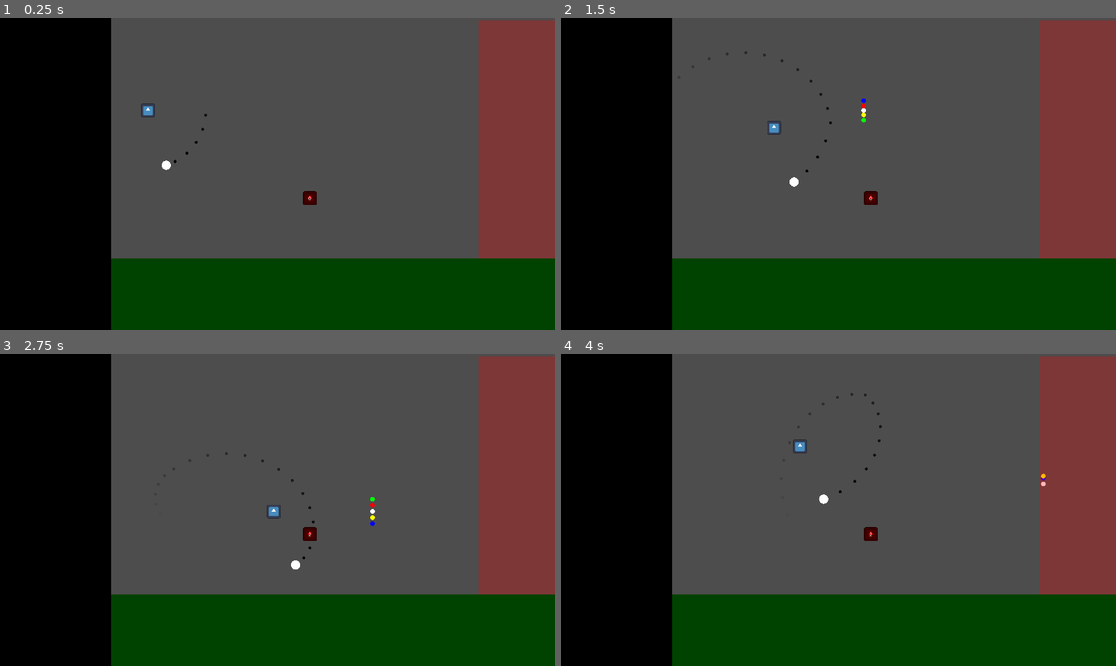
Above: before the commit, frames 1-4 (two rows, left to right).
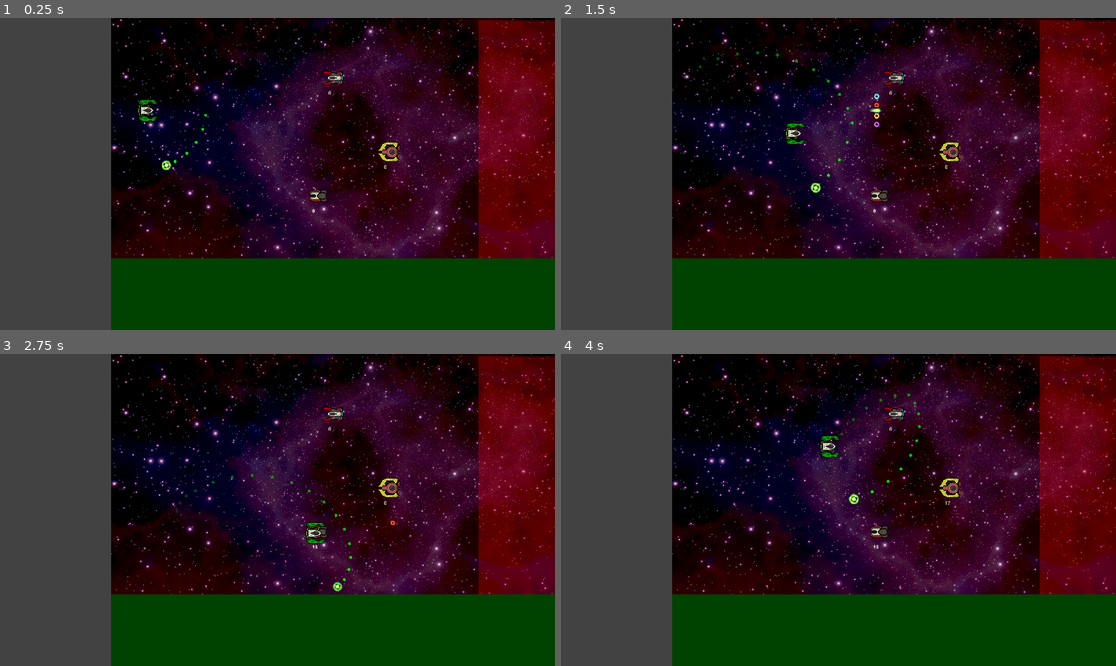
Above: after the commit, the same moments.

Repository: JD-909/function_ship_git
Game: Godot game, scene res://Scenes/main.tscn
Same seed, same stepped clock (60 frames per second), same inputs: the game is played once before the commit and once after it. The engine's default icon, where the game draws it, is replaced by a stand-in: a white triangle on a blue panel in a dark square.
Inputs:
- Up to frame 1 (0.25 s): no input
- Up to frame 2 (1.5 s): hold D (rightShip) 0.53-1.28 s; hold S (downShip) from 1.28 s (still down)
- Up to frame 3 (2.75 s): release S (downShip) at 2.03 s; hold D (rightShip) from 2.03 s (still down)
- Up to frame 4 (4 s): release D (rightShip) at 2.78 s; hold W (upShip) 2.78-3.53 s; hold A (leftShip) from 3.53 s (still down)

The runs differ from the first frame. In frame 1, 82% of the frame differs, in the area x 0-100%, y 0-100%; in frame 2, 81%; in frame 3, 81%; in frame 4, 81%.

Commit message:
Damage modified + Sprites

Diff:
--- a/functionship/Scenes/Enemies/enemyDummy.tscn
+++ /dev/null
@@ -1,29 +0,0 @@
-[gd_scene load_steps=4 format=3 uid="uid://cvhmmt485abal"]
-
-[ext_resource type="Script" path="res://Scenes/Enemies/enemy.gd" id="1_a3n01"]
-[ext_resource type="Texture2D" uid="uid://c8i5iwv8rcq57" path="res://Sprites/icon.svg" id="2_qdgyo"]
-
-[sub_resource type="RectangleShape2D" id="RectangleShape2D_ass6u"]
-size = Vector2(48, 48)
-
-[node name="Enemy" type="CharacterBody2D"]
-collision_layer = 8
-script = ExtResource("1_a3n01")
-
-[node name="CollisionShape2D" type="CollisionShape2D" parent="."]
-shape = SubResource("RectangleShape2D_ass6u")
-
-[node name="Sprite2D" type="Sprite2D" parent="."]
-modulate = Color(1, 0, 1, 1)
-self_modulate = Color(1, 1, 0, 1)
-position = Vector2(-1.43051e-06, -1.43051e-06)
-scale = Vector2(0.375, 0.375)
-texture = ExtResource("2_qdgyo")
-
-[node name="DamageLabel" type="Label" parent="."]
-anchors_preset = 15
-anchor_right = 1.0
-anchor_bottom = 1.0
-grow_horizontal = 2
-grow_vertical = 2
-text = "ACA"
--- /dev/null
+++ b/functionship/Scenes/Enemies/enemyDummy1.tscn
@@ -0,0 +1,55 @@
+[gd_scene load_steps=4 format=3 uid="uid://cvhmmt485abal"]
+
+[ext_resource type="Script" path="res://Scenes/Enemies/enemy.gd" id="1_a3n01"]
+[ext_resource type="Texture2D" uid="uid://f3cwljr2q4t7" path="res://Sprites/ShipSprites/SpaceshipKit.png" id="2_3uywr"]
+
+[sub_resource type="RectangleShape2D" id="RectangleShape2D_ass6u"]
+size = Vector2(64, 48)
+
+[node name="Enemy" type="CharacterBody2D"]
+collision_layer = 8
+script = ExtResource("1_a3n01")
+
+[node name="CollisionShape2D" type="CollisionShape2D" parent="."]
+position = Vector2(2.38419e-07, 0)
+scale = Vector2(1.1, 1.1)
+shape = SubResource("RectangleShape2D_ass6u")
+
+[node name="DamageLabel" type="Label" parent="."]
+anchors_preset = 15
+anchor_right = 1.0
+anchor_bottom = 1.0
+offset_left = -16.0
+offset_top = 40.0
+offset_right = 16.0
+offset_bottom = 63.0
+grow_horizontal = 2
+grow_vertical = 2
+text = "ACA"
+
+[node name="Spritesheet" type="Node2D" parent="."]
+position = Vector2(-1.90735e-06, -1.90735e-06)
+rotation = 1.5708
+scale = Vector2(2.5, 2.5)
+
+[node name="Wings" type="Sprite2D" parent="Spritesheet"]
+modulate = Color(1, 0, 0, 1)
+texture = ExtResource("2_3uywr")
+flip_v = true
+hframes = 18
+vframes = 10
+frame = 61
+
+[node name="Thrusters" type="Sprite2D" parent="Spritesheet"]
+texture = ExtResource("2_3uywr")
+flip_v = true
+hframes = 18
+vframes = 10
+frame = 75
+
+[node name="Cockpit" type="Sprite2D" parent="Spritesheet"]
+texture = ExtResource("2_3uywr")
+flip_v = true
+hframes = 18
+vframes = 10
+frame = 12
--- /dev/null
+++ b/functionship/Scenes/Enemies/enemyDummy2.tscn
@@ -0,0 +1,60 @@
+[gd_scene load_steps=4 format=3 uid="uid://c3yhbj0x0j02u"]
+
+[ext_resource type="Script" path="res://Scenes/Enemies/enemy.gd" id="1_2yqhq"]
+[ext_resource type="Texture2D" uid="uid://f3cwljr2q4t7" path="res://Sprites/ShipSprites/SpaceshipKit.png" id="2_i5mb0"]
+
+[sub_resource type="RectangleShape2D" id="RectangleShape2D_ass6u"]
+size = Vector2(58.1818, 58.1818)
+
+[node name="Enemy" type="CharacterBody2D"]
+collision_layer = 8
+script = ExtResource("1_2yqhq")
+
+[node name="CollisionShape2D" type="CollisionShape2D" parent="."]
+position = Vector2(2.38419e-07, 0)
+scale = Vector2(1.2, 1.2)
+shape = SubResource("RectangleShape2D_ass6u")
+
+[node name="DamageLabel" type="Label" parent="."]
+anchors_preset = 15
+anchor_right = 1.0
+anchor_bottom = 1.0
+offset_left = -16.0
+offset_top = 40.0
+offset_right = 16.0
+offset_bottom = 63.0
+grow_horizontal = 2
+grow_vertical = 2
+text = "ACA"
+
+[node name="Spritesheet" type="Node2D" parent="."]
+position = Vector2(-1.90735e-06, -1.90735e-06)
+rotation = 1.5708
+scale = Vector2(2.5, 2.5)
+
+[node name="Wings" type="Sprite2D" parent="Spritesheet"]
+modulate = Color(0.995765, 1, 0.318069, 1)
+position = Vector2(-1, 1.42109e-12)
+scale = Vector2(1, 1)
+texture = ExtResource("2_i5mb0")
+flip_v = true
+hframes = 18
+vframes = 10
+frame = 71
+
+[node name="Thrusters" type="Sprite2D" parent="Spritesheet"]
+position = Vector2(-1.53477e-12, -2)
+scale = Vector2(1, 1)
+texture = ExtResource("2_i5mb0")
+flip_v = true
+hframes = 18
+vframes = 10
+frame = 98
+
+[node name="Cockpit" type="Sprite2D" parent="Spritesheet"]
+scale = Vector2(1, 1)
+texture = ExtResource("2_i5mb0")
+flip_v = true
+hframes = 18
+vframes = 10
+frame = 26
--- /dev/null
+++ b/functionship/Scenes/Enemies/enemyDummy3.tscn
@@ -0,0 +1,58 @@
+[gd_scene load_steps=4 format=3 uid="uid://qjmr2ahyohon"]
+
+[ext_resource type="Script" path="res://Scenes/Enemies/enemy.gd" id="1_f73ht"]
+[ext_resource type="Texture2D" uid="uid://f3cwljr2q4t7" path="res://Sprites/ShipSprites/SpaceshipKit.png" id="2_be071"]
+
+[sub_resource type="RectangleShape2D" id="RectangleShape2D_ass6u"]
+size = Vector2(53.3333, 40)
+
+[node name="Enemy" type="CharacterBody2D"]
+collision_layer = 8
+script = ExtResource("1_f73ht")
+
+[node name="CollisionShape2D" type="CollisionShape2D" parent="."]
+scale = Vector2(1.2, 1.2)
+shape = SubResource("RectangleShape2D_ass6u")
+
+[node name="DamageLabel" type="Label" parent="."]
+anchors_preset = 15
+anchor_right = 1.0
+anchor_bottom = 1.0
+offset_left = -16.0
+offset_top = 40.0
+offset_right = 16.0
+offset_bottom = 63.0
+grow_horizontal = 2
+grow_vertical = 2
+text = "ACA"
+
+[node name="Spritesheet" type="Node2D" parent="."]
+position = Vector2(-1.90735e-06, -1.90735e-06)
+rotation = 1.5708
+scale = Vector2(2.5, 2.5)
+
+[node name="Wings" type="Sprite2D" parent="Spritesheet"]
+modulate = Color(1, 0.898039, 0, 1)
+scale = Vector2(1, 1)
+texture = ExtResource("2_be071")
+flip_v = true
+hframes = 18
+vframes = 10
+frame = 60
+
+[node name="Cockpit" type="Sprite2D" parent="Spritesheet"]
+scale = Vector2(1, 1)
+texture = ExtResource("2_be071")
+flip_v = true
+hframes = 18
+vframes = 10
+frame = 31
+
+[node name="Thrusters" type="Sprite2D" parent="Spritesheet"]
+position = Vector2(7.62937e-07, -7.62943e-07)
+scale = Vector2(1, 1)
+texture = ExtResource("2_be071")
+flip_v = true
+hframes = 18
+vframes = 10
+frame = 97
--- a/functionship/Scenes/Player/playerBullets/bullet.gd
+++ b/functionship/Scenes/Player/playerBullets/bullet.gd
@@ -2,8 +2,7 @@
 extends CharacterBody2D
 
 @export var speed : float = 800
-@export var frequency : float = 1
-@export var amplitude : float = 9
+@export var bulletDamage : float = 0
 
 func _ready() -> void:
 	collision_layer = 2
@@ -19,7 +18,7 @@
 		queue_free()
 
 func _on_area_2d_body_entered(body):
-	body.recieve_damage(1)
+	body.recieve_damage(bulletDamage)
 	queue_free()
 
 func movement(velocity_var : Vector2, delta_var : float) -> void:
--- a/functionship/Scenes/Player/playerBullets/cosine_bullet.gd
+++ b/functionship/Scenes/Player/playerBullets/cosine_bullet.gd
@@ -2,7 +2,7 @@
 extends TrigBullet
 
 func _readyPosition() -> void:
-	position.y = position.y + sign*35
+	position.y = position.y + sign*50
 
 func movement_Y(delta : float) -> void:
 	position.y += sign*sin((initial_pos - position.x)*delta*frequency)*amplitude
--- a/functionship/Scenes/Player/playerBullets/linear_bullet.tscn
+++ b/functionship/Scenes/Player/playerBullets/linear_bullet.tscn
@@ -1,13 +1,14 @@
 [gd_scene load_steps=5 format=3 uid="uid://ddsn7d2e1f2uf"]
 
 [ext_resource type="Script" path="res://Scenes/Player/playerBullets/linear_bullet.gd" id="1_t3v75"]
-[ext_resource type="Texture2D" uid="uid://pbnm0nl83sm6" path="res://Sprites/ProyectileSprites/circle.png" id="2_q6bxc"]
+[ext_resource type="Texture2D" uid="uid://2pcl7ot2yjex" path="res://Sprites/ProyectileSprites/bulletSprites2.png" id="2_rq6n0"]
 
 [sub_resource type="CircleShape2D" id="CircleShape2D_ayba8"]
 radius = 4.0
 
-[sub_resource type="CircleShape2D" id="CircleShape2D_5mkiq"]
+[sub_resource type="CapsuleShape2D" id="CapsuleShape2D_8kwsx"]
 radius = 8.0
+height = 32.0
 
 [node name="linearBullet" type="CharacterBody2D"]
 script = ExtResource("1_t3v75")
@@ -16,13 +17,17 @@
 shape = SubResource("CircleShape2D_ayba8")
 
 [node name="Sprite2D" type="Sprite2D" parent="."]
-scale = Vector2(0.0625, 0.0625)
-texture = ExtResource("2_q6bxc")
+scale = Vector2(2, 2)
+texture = ExtResource("2_rq6n0")
+hframes = 24
+vframes = 15
+frame = 216
 
 [node name="Area2D" type="Area2D" parent="."]
 collision_mask = 8
 
 [node name="CollisionShape2D" type="CollisionShape2D" parent="Area2D"]
-shape = SubResource("CircleShape2D_5mkiq")
+rotation = 1.5708
+shape = SubResource("CapsuleShape2D_8kwsx")
 
 [connection signal="body_entered" from="Area2D" to="." method="_on_area_2d_body_entered"]
--- a/functionship/Scenes/Player/playerBullets/neg_cosine_bullet.tscn
+++ b/functionship/Scenes/Player/playerBullets/neg_cosine_bullet.tscn
@@ -1,8 +1,8 @@
 [gd_scene load_steps=5 format=3 uid="uid://dke7b7hijqg1v"]
 
 [ext_resource type="Script" path="res://Scenes/Player/playerBullets/neg_cosine_bullet.gd" id="1_tsrdk"]
-[ext_resource type="Texture2D" uid="uid://pbnm0nl83sm6" path="res://Sprites/ProyectileSprites/circle.png" id="2_8wcj5"]
 [ext_resource type="Shape2D" uid="uid://bo8icdlwa0u8l" path="res://Scenes/Player/playerBullets/shapes/bulletColliderShape.tres" id="2_g5caj"]
+[ext_resource type="Texture2D" uid="uid://bg17nsl8immgs" path="res://Sprites/ProyectileSprites/bulletSprites1.png" id="3_08mnv"]
 
 [sub_resource type="CircleShape2D" id="CircleShape2D_sni5h"]
 radius = 8.0
@@ -14,9 +14,10 @@
 shape = ExtResource("2_g5caj")
 
 [node name="Sprite2D" type="Sprite2D" parent="."]
-modulate = Color(0, 1, 0, 1)
-scale = Vector2(0.0625, 0.0625)
-texture = ExtResource("2_8wcj5")
+texture = ExtResource("3_08mnv")
+hframes = 24
+vframes = 15
+frame = 328
 
 [node name="Area2D" type="Area2D" parent="."]
 collision_mask = 8
--- a/functionship/Scenes/Player/playerBullets/neg_sine_bullet.tscn
+++ b/functionship/Scenes/Player/playerBullets/neg_sine_bullet.tscn
@@ -1,8 +1,8 @@
 [gd_scene load_steps=5 format=3 uid="uid://cy0m3lneb38p0"]
 
 [ext_resource type="Script" path="res://Scenes/Player/playerBullets/neg_sine_bullet.gd" id="1_4f5g6"]
-[ext_resource type="Texture2D" uid="uid://pbnm0nl83sm6" path="res://Sprites/ProyectileSprites/circle.png" id="2_i3g42"]
 [ext_resource type="Shape2D" uid="uid://bo8icdlwa0u8l" path="res://Scenes/Player/playerBullets/shapes/bulletColliderShape.tres" id="2_n0k1x"]
+[ext_resource type="Texture2D" uid="uid://bg17nsl8immgs" path="res://Sprites/ProyectileSprites/bulletSprites1.png" id="3_u0q8s"]
 
 [sub_resource type="CircleShape2D" id="CircleShape2D_bu3xm"]
 radius = 8.0
@@ -14,9 +14,10 @@
 shape = ExtResource("2_n0k1x")
 
 [node name="Sprite2D" type="Sprite2D" parent="."]
-modulate = Color(1, 1, 0, 1)
-scale = Vector2(0.0625, 0.0625)
-texture = ExtResource("2_i3g42")
+texture = ExtResource("3_u0q8s")
+hframes = 24
+vframes = 15
+frame = 88
 
 [node name="Area2D" type="Area2D" parent="."]
 collision_mask = 8
--- a/functionship/Scenes/Player/playerBullets/pos_cosine_bullet.tscn
+++ b/functionship/Scenes/Player/playerBullets/pos_cosine_bullet.tscn
@@ -1,8 +1,8 @@
 [gd_scene load_steps=5 format=3 uid="uid://ciwx5li6x07xh"]
 
 [ext_resource type="Script" path="res://Scenes/Player/playerBullets/pos_cosine_bullet.gd" id="1_7iek3"]
-[ext_resource type="Texture2D" uid="uid://pbnm0nl83sm6" path="res://Sprites/ProyectileSprites/circle.png" id="2_c7rte"]
 [ext_resource type="Shape2D" uid="uid://bo8icdlwa0u8l" path="res://Scenes/Player/playerBullets/shapes/bulletColliderShape.tres" id="2_nl4ye"]
+[ext_resource type="Texture2D" uid="uid://2pcl7ot2yjex" path="res://Sprites/ProyectileSprites/bulletSprites2.png" id="3_3rkrb"]
 
 [sub_resource type="CircleShape2D" id="CircleShape2D_h26tx"]
 radius = 8.0
@@ -14,9 +14,10 @@
 shape = ExtResource("2_nl4ye")
 
 [node name="Sprite2D" type="Sprite2D" parent="."]
-modulate = Color(0, 0, 1, 1)
-scale = Vector2(0.0625, 0.0625)
-texture = ExtResource("2_c7rte")
+texture = ExtResource("3_3rkrb")
+hframes = 24
+vframes = 15
+frame = 88
 
 [node name="Area2D" type="Area2D" parent="."]
 collision_mask = 8
--- a/functionship/Scenes/Player/playerBullets/pos_sine_bullet.tscn
+++ b/functionship/Scenes/Player/playerBullets/pos_sine_bullet.tscn
@@ -2,7 +2,7 @@
 
 [ext_resource type="Script" path="res://Scenes/Player/playerBullets/pos_sine_bullet.gd" id="1_2xykg"]
 [ext_resource type="Shape2D" uid="uid://bo8icdlwa0u8l" path="res://Scenes/Player/playerBullets/shapes/bulletColliderShape.tres" id="2_fmhlr"]
-[ext_resource type="Texture2D" uid="uid://pbnm0nl83sm6" path="res://Sprites/ProyectileSprites/circle.png" id="2_s8ppm"]
+[ext_resource type="Texture2D" uid="uid://bg17nsl8immgs" path="res://Sprites/ProyectileSprites/bulletSprites1.png" id="3_t15v4"]
 
 [sub_resource type="CircleShape2D" id="CircleShape2D_i83fl"]
 radius = 8.0
@@ -14,11 +14,14 @@
 shape = ExtResource("2_fmhlr")
 
 [node name="Sprite2D" type="Sprite2D" parent="."]
-modulate = Color(1, 0, 0, 1)
-scale = Vector2(0.0625, 0.0625)
-texture = ExtResource("2_s8ppm")
+self_modulate = Color(1, 0.52549, 0, 1)
+texture = ExtResource("3_t15v4")
+hframes = 24
+vframes = 15
+frame = 93
 
 [node name="Area2D" type="Area2D" parent="."]
+visible = false
 collision_mask = 8
 
 [node name="CollisionShape2D" type="CollisionShape2D" parent="Area2D"]
--- a/functionship/Scenes/Player/playerBullets/trig_bullet.gd
+++ b/functionship/Scenes/Player/playerBullets/trig_bullet.gd
@@ -1,5 +1,9 @@
 class_name TrigBullet
 extends Bullet
+
+
+@export var frequency : float = 1
+@export var amplitude : float = 11
 
 var initial_pos
 var sign : int
--- a/functionship/Scenes/Player/ship.gd
+++ b/functionship/Scenes/Player/ship.gd
@@ -1,25 +1,24 @@
 class_name PlayerShip
 extends CharacterBody2D
 
-@export var speed : float = 300
-@export var offset : float = 0
+@export var speed : float = 400
+@export var damage : float = 1
 @export var amount : int = 1
 @export var burst : int = 1
 @export var fireRate : float = 1
 @export var spreadAngle : float = TAU/36												#siendo TAU=2*PI=360 grados y TAU/36=10 grados
+@export var bulletArray : Array[Resource] = [Globals.linearBulletResource]
 
-var bulletArray : Array[Resource] = []
 var initialAngle : float
 
 func _ready() -> void:
-	bulletArray.append(Globals.linearBulletResource)
 	bulletArray.append(Globals.sineBulletResource)
 	bulletArray.append(Globals.cosineBulletResource)
 	bulletArray.append(Globals.negSineBulletResource)
 	bulletArray.append(Globals.negCosineBulletResource)
 	$ShootTimer.wait_time = 1.0/(fireRate)
 	initialAngle = (spreadAngle/2)*(amount-1)
-	print(initialAngle)
+	$OrbitalWeapon.orbitDamage = damage
 
 func _physics_process(delta: float) -> void:
 
@@ -43,14 +42,16 @@
 
 			if i==0 :
 				for j in amount:
-					var projectileInstance = actualBullet.instantiate()						#instancio la bala
+					var projectileInstance = actualBullet.instantiate()						#instancio la bala lineal
 					projectileInstance.position = Vector2(position.x, position.y)
 					projectileInstance.rotation = ((-1)*initialAngle)+((j)*spreadAngle)
+					projectileInstance.bulletDamage = damage
 					#add bullet ot scene
 					get_parent().get_node("Proyectiles").add_child(projectileInstance)
 			else:
-				var projectileInstance = actualBullet.instantiate()						#instancio la bala
+				var projectileInstance = actualBullet.instantiate()						#instancio las balas trigonometricas
 				projectileInstance.position = Vector2(position.x, position.y)
+				projectileInstance.bulletDamage = damage + bulletArray.size() -2
 				get_parent().get_node("Proyectiles").add_child(projectileInstance)
 		#shooting sound
 		#$AudioStreamPlayer2D.play()
--- a/functionship/Scenes/Player/ship.tscn
+++ b/functionship/Scenes/Player/ship.tscn
@@ -1,12 +1,12 @@
 [gd_scene load_steps=6 format=3 uid="uid://bmccqmg1mieg1"]
 
 [ext_resource type="Script" path="res://Scenes/Player/ship.gd" id="1_bqfk6"]
-[ext_resource type="Texture2D" uid="uid://c8i5iwv8rcq57" path="res://Sprites/icon.svg" id="1_h05sh"]
 [ext_resource type="AudioStream" uid="uid://b23v0w3aar050" path="res://Sfx/retro-laser-1-236669.mp3" id="3_iyd71"]
+[ext_resource type="Texture2D" uid="uid://f3cwljr2q4t7" path="res://Sprites/ShipSprites/SpaceshipKit.png" id="3_jxb0l"]
 [ext_resource type="PackedScene" uid="uid://bgnvhjk86fflo" path="res://Scenes/orbitalWeapon/orbital_weapon.tscn" id="4_kn8lk"]
 
 [sub_resource type="RectangleShape2D" id="RectangleShape2D_818yb"]
-size = Vector2(48, 48)
+size = Vector2(64, 64)
 
 [node name="Ship" type="CharacterBody2D"]
 collision_layer = 4
@@ -14,15 +14,34 @@
 script = ExtResource("1_bqfk6")
 
 [node name="OrbitalWeapon" parent="." instance=ExtResource("4_kn8lk")]
-baseRadius = 200.0
 
 [node name="CollisionShape2D" type="CollisionShape2D" parent="."]
 shape = SubResource("RectangleShape2D_818yb")
 
-[node name="Sprite2D" type="Sprite2D" parent="."]
+[node name="Spritesheet" type="Node2D" parent="."]
 position = Vector2(-1.90735e-06, -1.90735e-06)
-scale = Vector2(0.375, 0.375)
-texture = ExtResource("1_h05sh")
+rotation = 1.5708
+scale = Vector2(2.5, 2.5)
+
+[node name="Wings" type="Sprite2D" parent="Spritesheet"]
+modulate = Color(0, 1, 0, 1)
+texture = ExtResource("3_jxb0l")
+hframes = 18
+vframes = 10
+frame = 40
+
+[node name="Thrusters" type="Sprite2D" parent="Spritesheet"]
+modulate = Color(1, 1, 0, 1)
+texture = ExtResource("3_jxb0l")
+hframes = 18
+vframes = 10
+frame = 75
+
+[node name="Cockpit" type="Sprite2D" parent="Spritesheet"]
+texture = ExtResource("3_jxb0l")
+hframes = 18
+vframes = 10
+frame = 30
 
 [node name="AudioStreamPlayer2D" type="AudioStreamPlayer2D" parent="."]
 stream = ExtResource("3_iyd71")
@@ -31,6 +50,6 @@
 autostart = true
 
 [node name="BurstTimer" type="Timer" parent="."]
-wait_time = 0.05
+wait_time = 0.08
 
 [connection signal="timeout" from="ShootTimer" to="." method="_on_shoot_timer_timeout"]
--- a/functionship/Scenes/main.tscn
+++ b/functionship/Scenes/main.tscn
@@ -1,8 +1,11 @@
-[gd_scene load_steps=10 format=3 uid="uid://yc7k03mwbxli"]
+[gd_scene load_steps=12 format=3 uid="uid://yc7k03mwbxli"]
 
 [ext_resource type="Script" path="res://Scenes/main.gd" id="1_qr2gh"]
 [ext_resource type="PackedScene" uid="uid://bmccqmg1mieg1" path="res://Scenes/Player/ship.tscn" id="1_rp00h"]
-[ext_resource type="PackedScene" uid="uid://cvhmmt485abal" path="res://Scenes/Enemies/enemyDummy.tscn" id="2_ehb17"]
+[ext_resource type="PackedScene" uid="uid://cvhmmt485abal" path="res://Scenes/Enemies/enemyDummy1.tscn" id="2_ehb17"]
+[ext_resource type="Texture2D" uid="uid://vg3dwytxtnq5" path="res://Sprites/Backgrounds/regularSpace.jpg" id="2_kguvi"]
+[ext_resource type="PackedScene" uid="uid://c3yhbj0x0j02u" path="res://Scenes/Enemies/enemyDummy2.tscn" id="5_7762o"]
+[ext_resource type="PackedScene" uid="uid://qjmr2ahyohon" path="res://Scenes/Enemies/enemyDummy3.tscn" id="6_ux0l4"]
 
 [sub_resource type="RectangleShape2D" id="RectangleShape2D_ja3k7"]
 size = Vector2(16, 960)
@@ -16,23 +19,28 @@
 [sub_resource type="RectangleShape2D" id="RectangleShape2D_47cye"]
 size = Vector2(16, 960)
 
-[sub_resource type="RectangleShape2D" id="RectangleShape2D_ysqvq"]
-size = Vector2(1.90735e-06, 182.029)
-
 [sub_resource type="RectangleShape2D" id="RectangleShape2D_ur3yu"]
 size = Vector2(16.0001, 1296)
 
 [node name="Main" type="Node2D"]
 script = ExtResource("1_qr2gh")
 
+[node name="Sprite2D" type="Sprite2D" parent="."]
+modulate = Color(1, 0.678431, 1, 1)
+position = Vector2(1156, 420)
+scale = Vector2(0.804167, 0.777778)
+texture = ExtResource("2_kguvi")
+metadata/_edit_lock_ = true
+
 [node name="Proyectiles" type="Node" parent="."]
 
 [node name="Enemies" type="Node" parent="."]
 
-[node name="Enemy" parent="Enemies" instance=ExtResource("2_ehb17")]
-position = Vector2(1072, 624)
+[node name="Enemy3" parent="Enemies" instance=ExtResource("2_ehb17")]
+position = Vector2(1152, 208)
 
 [node name="Ship" parent="." instance=ExtResource("1_rp00h")]
+z_index = 1
 position = Vector2(512, 320)
 
 [node name="BulletBounds" type="StaticBody2D" parent="."]
@@ -58,11 +66,6 @@
 position = Vector2(1216, 96)
 shape = SubResource("RectangleShape2D_47cye")
 metadata/_edit_lock_ = true
-
-[node name="CollisionShape2D" type="CollisionShape2D" parent="BulletBounds"]
-position = Vector2(704, 0)
-scale = Vector2(10.2806, 1.05478)
-shape = SubResource("RectangleShape2D_ysqvq")
 
 [node name="PlayerBounds" type="StaticBody2D" parent="."]
 collision_layer = 16
@@ -94,7 +97,7 @@
 layout_mode = 0
 offset_right = 384.0
 offset_bottom = 1080.0
-color = Color(0, 0, 0, 1)
+color = Color(0.259294, 0.259294, 0.259294, 1)
 
 [node name="ColorRect4" type="ColorRect" parent="UI"]
 layout_mode = 0
@@ -111,3 +114,9 @@
 offset_right = 1920.0
 offset_bottom = 1080.0
 color = Color(6.61798e-07, 0.260467, 2.40654e-08, 1)
+
+[node name="Enemy" parent="." instance=ExtResource("5_7762o")]
+position = Vector2(1344, 464)
+
+[node name="Enemy2" parent="." instance=ExtResource("6_ux0l4")]
+position = Vector2(1096, 616)
--- a/functionship/Scenes/orbitalWeapon/orbital_weapon.gd
+++ b/functionship/Scenes/orbitalWeapon/orbital_weapon.gd
@@ -3,10 +3,10 @@
 
 @export var n : float = 0
 @export var d : float = 1
-@export var baseRadius : float = 100
+@export var baseRadius : float = 200
 @export var theta : float = 0
 @export var orbitSpeed : float = 5
-@export var orbitalDamage : float = 2
+@export var orbitDamage : float = 0
 
 var radius : float = 100
 
@@ -18,4 +18,4 @@
 
 
 func _on_area_2d_body_entered(body: Node2D) -> void:
-	body.recieve_damage(orbitalDamage)
+	body.recieve_damage(orbitDamage+(n/d))													#mientras mas n, mejor; mientras mas d, peor
--- a/functionship/Scenes/orbitalWeapon/orbital_weapon.tscn
+++ b/functionship/Scenes/orbitalWeapon/orbital_weapon.tscn
@@ -1,16 +1,55 @@
-[gd_scene load_steps=6 format=3 uid="uid://bgnvhjk86fflo"]
+[gd_scene load_steps=10 format=3 uid="uid://bgnvhjk86fflo"]
 
 [ext_resource type="Texture2D" uid="uid://pbnm0nl83sm6" path="res://Sprites/ProyectileSprites/circle.png" id="1_g7rff"]
 [ext_resource type="Script" path="res://Scenes/orbitalWeapon/orbital_weapon.gd" id="1_qt03u"]
+[ext_resource type="Texture2D" uid="uid://2pcl7ot2yjex" path="res://Sprites/ProyectileSprites/bulletSprites2.png" id="3_oqyqr"]
 
 [sub_resource type="CircleShape2D" id="CircleShape2D_k272f"]
 radius = 16.0
 
 [sub_resource type="Gradient" id="Gradient_nl50s"]
-colors = PackedColorArray(0, 0, 0, 1, 0, 0, 0, 0)
+colors = PackedColorArray(0, 1, 0, 1, 0, 1, 0, 0)
 
 [sub_resource type="CircleShape2D" id="CircleShape2D_ketap"]
-radius = 8.0
+radius = 16.0
+
+[sub_resource type="Animation" id="Animation_prw5a"]
+length = 0.001
+tracks/0/type = "value"
+tracks/0/imported = false
+tracks/0/enabled = true
+tracks/0/path = NodePath("Circle:frame")
+tracks/0/interp = 1
+tracks/0/loop_wrap = true
+tracks/0/keys = {
+"times": PackedFloat32Array(0),
+"transitions": PackedFloat32Array(1),
+"update": 1,
+"values": [144]
+}
+
+[sub_resource type="Animation" id="Animation_r2kb3"]
+resource_name = "new_animation"
+length = 0.8
+loop_mode = 1
+tracks/0/type = "value"
+tracks/0/imported = false
+tracks/0/enabled = true
+tracks/0/path = NodePath("Circle:frame")
+tracks/0/interp = 1
+tracks/0/loop_wrap = true
+tracks/0/keys = {
+"times": PackedFloat32Array(0, 0.1, 0.2, 0.3, 0.4, 0.5, 0.6, 0.7),
+"transitions": PackedFloat32Array(1, 1, 1, 1, 1, 1, 1, 1),
+"update": 1,
+"values": [152, 153, 154, 155, 156, 157, 158, 159]
+}
+
+[sub_resource type="AnimationLibrary" id="AnimationLibrary_8wtby"]
+_data = {
+"RESET": SubResource("Animation_prw5a"),
+"orbital_animation": SubResource("Animation_r2kb3")
+}
 
 [node name="OrbitalWeapon" type="CharacterBody2D"]
 collision_layer = 32
@@ -28,8 +67,11 @@
 color_ramp = SubResource("Gradient_nl50s")
 
 [node name="Circle" type="Sprite2D" parent="."]
-scale = Vector2(0.125, 0.125)
-texture = ExtResource("1_g7rff")
+scale = Vector2(2, 2)
+texture = ExtResource("3_oqyqr")
+hframes = 24
+vframes = 15
+frame = 144
 
 [node name="Area2D" type="Area2D" parent="."]
 collision_mask = 8
@@ -37,4 +79,10 @@
 [node name="CollisionShape2D" type="CollisionShape2D" parent="Area2D"]
 shape = SubResource("CircleShape2D_ketap")
 
+[node name="AnimationPlayer" type="AnimationPlayer" parent="."]
+libraries = {
+"": SubResource("AnimationLibrary_8wtby")
+}
+autoplay = "orbital_animation"
+
 [connection signal="body_entered" from="Area2D" to="." method="_on_area_2d_body_entered"]
--- a/functionship/project.godot
+++ b/functionship/project.godot
@@ -66,3 +66,7 @@
 2d_physics/layer_4="enemyLayer"
 2d_physics/layer_5="ShipBoundsLayer"
 2d_physics/layer_6="orbitalWeaponLayer"
+
+[rendering]
+
+textures/canvas_textures/default_texture_filter=0
Binary file added: functionship/Sprites/Backgrounds/regularSpace.jpg
Not shown, added: functionship/Sprites/Backgrounds/regularSpace.jpg.import
Binary file added: functionship/Sprites/ProyectileSprites/bulletSprites1.png
Not shown, added: functionship/Sprites/ProyectileSprites/bulletSprites1.png.import
Binary file added: functionship/Sprites/ProyectileSprites/bulletSprites2.png
Not shown, added: functionship/Sprites/ProyectileSprites/bulletSprites2.png.import
Binary file added: functionship/Sprites/ProyectileSprites/bulletSprites3.png
Not shown, added: functionship/Sprites/ProyectileSprites/bulletSprites3.png.import
Binary file added: functionship/Sprites/ShipSprites/SpaceshipKit.png
Not shown, added: functionship/Sprites/ShipSprites/SpaceshipKit.png.import
